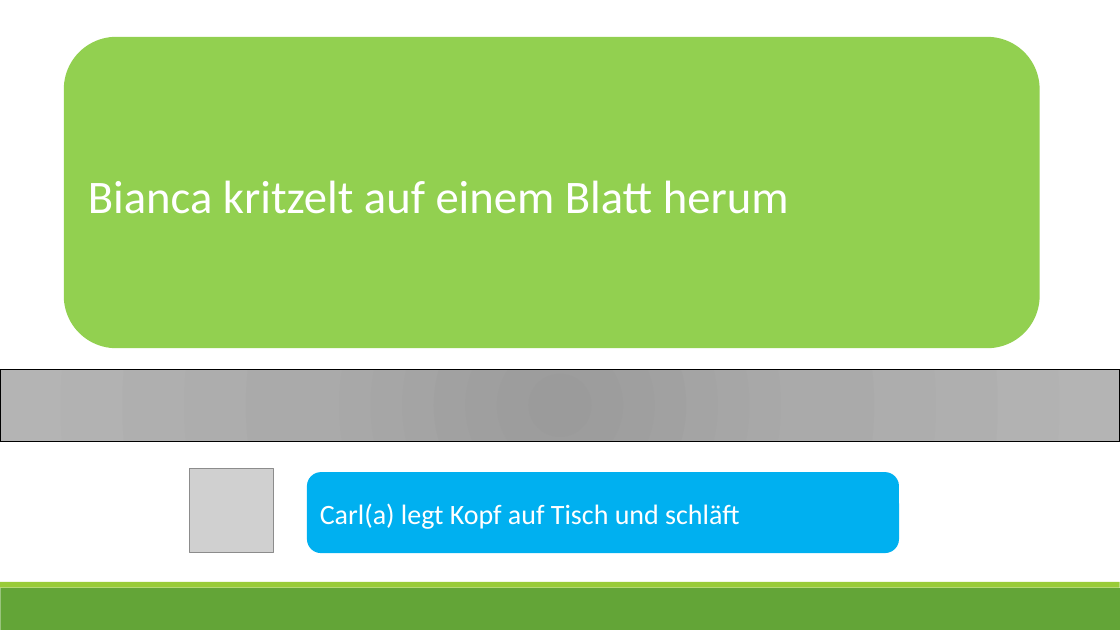
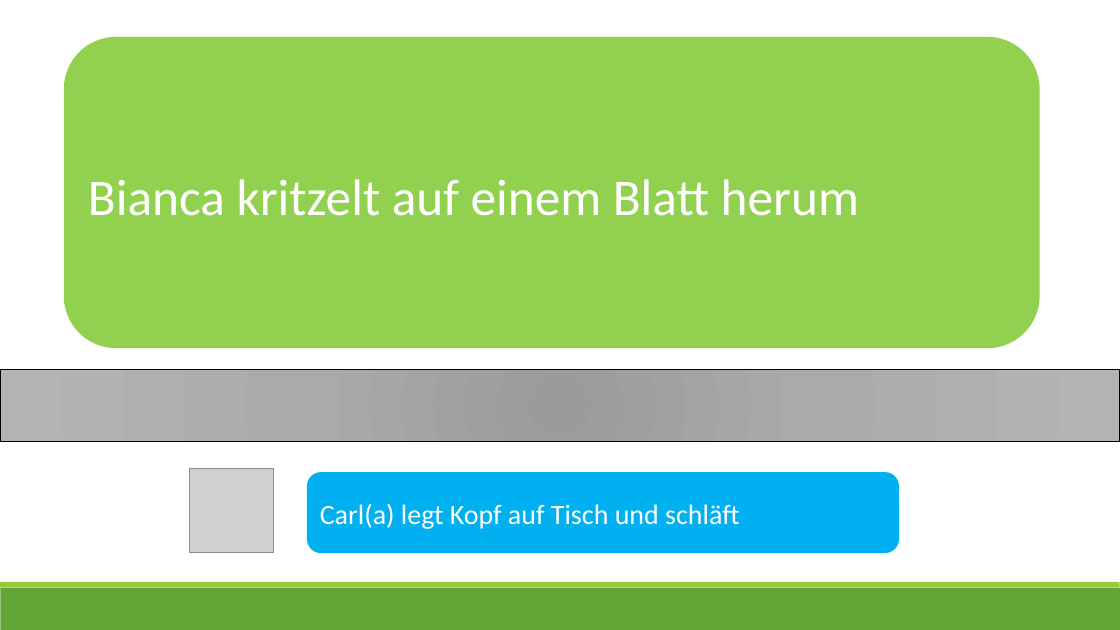
Before and after one commit to ginaamri/Mandy-PhD, a slide deck: slide 13 of 01_studies/01_Laborstudie ProVisioNET/Scripts/6_script_provisionet_AL.pptx. Drawn at 1120x630 pixels with LibreOffice and Linux fonts; fonts in the diff are those of the drawing; grey boxes stand for pictures. Boxes give left, top, right and bottom in pixels: in the first picture for what was removed or moved away, otherwise in the second. Text is boxed around its words. In the diff, an @@ line names an element or a change of style, - is before the commit and + after.

```diff
--- a/01_studies/01_Laborstudie ProVisioNET/Scripts/6_script_provisionet_AL.pptx
+++ b/01_studies/01_Laborstudie ProVisioNET/Scripts/6_script_provisionet_AL.pptx
@@ rounded rectangle "Bianca kritzelt auf einem Blatt ..." at (x1=65, y1=38, x2=1039, y2=348): size 40 to 44 pt @@
```
